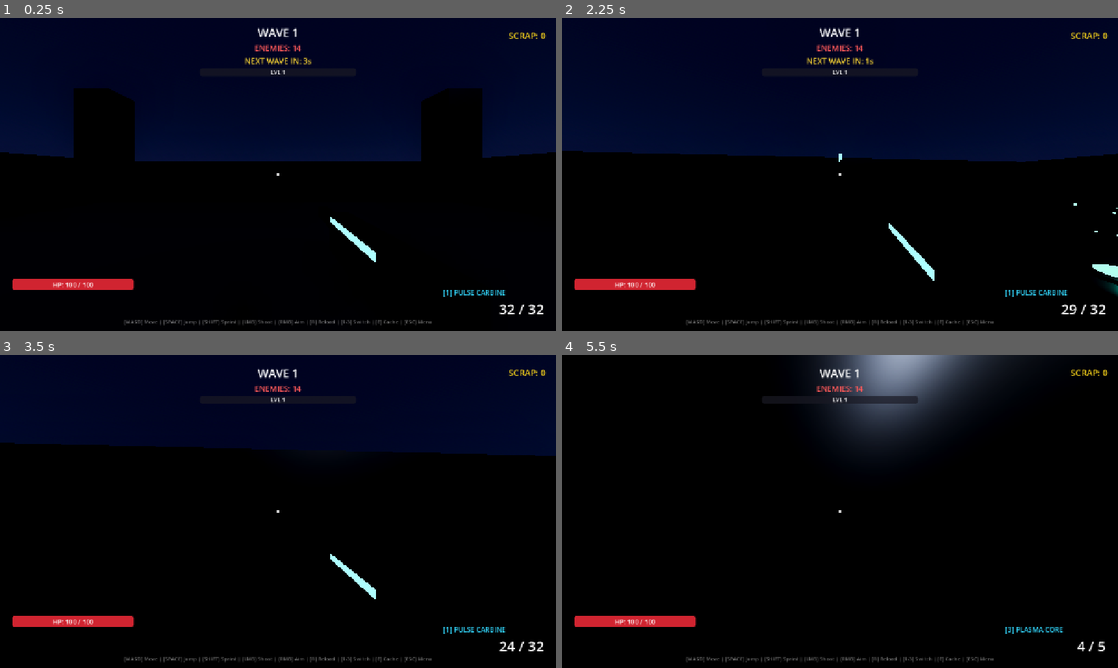
Above: before the commit, frames 1-4 (two rows, left to right).
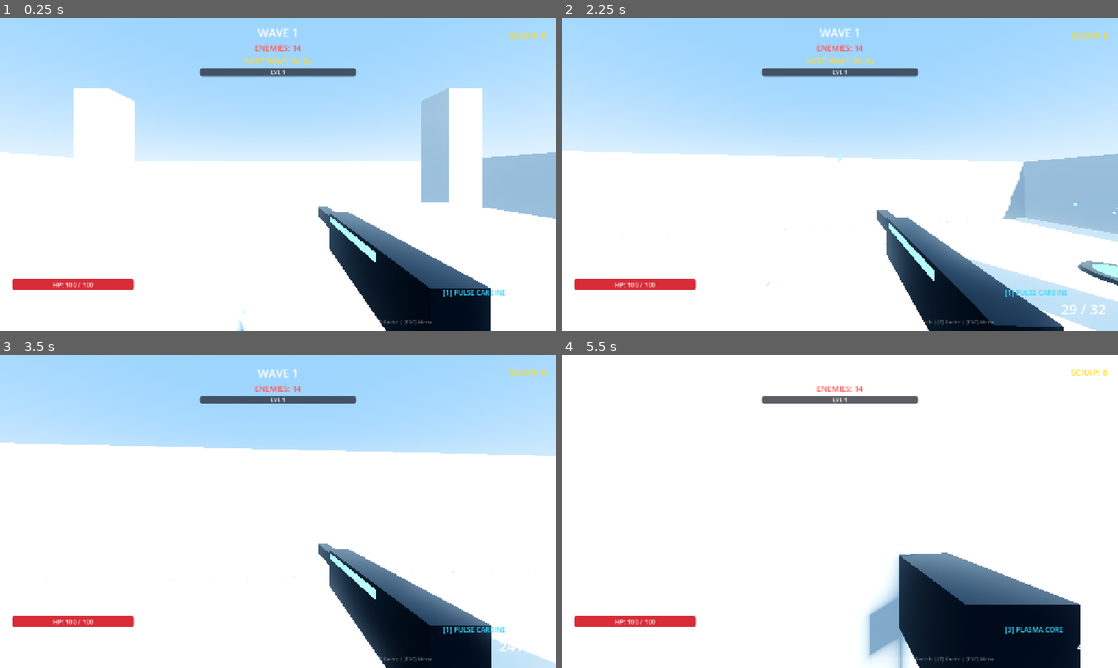
Above: after the commit, the same moments.

Repository: YuriSekaii/CyberHorde-FPS-Roguelike
Game: Godot game, scene res://scenes/main.tscn
Same seed, same stepped clock (60 frames per second), same inputs: the game is played once before the commit and once after it.
Inputs (mouse positions are in pixels of both pictures, inside the frame that each line leads up to):
- Up to frame 1 (0.25 s): no input
- Up to frame 2 (2.25 s): tap Enter at 0.5 s; move the mouse to (867, 174) at 0.52 s; hold Right mouse button (aim) 0.53-1.28 s; hold W (move_forward) from 0.53 s (still down); click (867, 174) at 0.67 s; tap Space (jump) at 0.77, 1.52 s; move the mouse to (812, 174) at 1.27 s; tap E (interact) at 1.35 s; move the mouse to (851, 168) at 2.02 s; press the mouse at (851, 168) at 2.03 s
- Up to frame 3 (3.5 s): keep holding W (move_forward); move the mouse to (272, 517) at 2.77 s; release the mouse at (272, 517) at 2.78 s; tap Shift (sprint) at 2.85 s; click (272, 517) at 2.92 s; tap Space (jump) at 3.02 s
- Up to frame 4 (5.5 s): keep holding W (move_forward); move the mouse to (878, 514) at 3.52 s; hold 1 (weapon_1) 3.53-4.28 s; tap Space (jump) at 3.77, 4.52 s; tap R (reload) at 4.15 s; move the mouse to (795, 508) at 4.27 s; tap 2 (weapon_2) at 4.35 s; move the mouse to (845, 511) at 5.02 s; hold 3 (weapon_3) from 5.03 s (still down); click (845, 511) at 5.17 s

The runs differ from the first frame. In frame 1, 98% of the frame differs, in the area x 0-100%, y 0-100%; in frame 2, 99%; in frame 3, 98%; in frame 4, 99%.

Commit message:
Environment: convert arena to bright high-visibility Day Stage with sunny sky and high-contrast enemies

Diff:
--- a/scenes/enemies/brute.tscn
+++ b/scenes/enemies/brute.tscn
@@ -6,9 +6,9 @@
 size = Vector3(1.6, 2.2, 1.4)
 
 [sub_resource type="StandardMaterial3D" id="StandardMaterial3D_armor"]
-albedo_color = Color(0.25, 0.18, 0.12, 1)
-metallic = 0.8
-roughness = 0.3
+albedo_color = Color(0.25, 0.28, 0.35, 1)
+metallic = 0.7
+roughness = 0.35
 
 [sub_resource type="BoxMesh" id="BoxMesh_torso"]
 material = SubResource("StandardMaterial3D_armor")
--- a/scenes/enemies/spitter.tscn
+++ b/scenes/enemies/spitter.tscn
@@ -6,9 +6,9 @@
 radius = 0.65
 
 [sub_resource type="StandardMaterial3D" id="StandardMaterial3D_hull"]
-albedo_color = Color(0.12, 0.1, 0.18, 1)
-metallic = 0.8
-roughness = 0.2
+albedo_color = Color(0.1, 0.55, 0.95, 1)
+metallic = 0.5
+roughness = 0.25
 
 [sub_resource type="SphereMesh" id="SphereMesh_hull"]
 material = SubResource("StandardMaterial3D_hull")
@@ -17,7 +17,7 @@
 
 [sub_resource type="StandardMaterial3D" id="StandardMaterial3D_core"]
 shading_mode = 0
-albedo_color = Color(0.9, 0.1, 1, 1)
+albedo_color = Color(1, 0.15, 0.85, 1)
 
 [sub_resource type="TorusMesh" id="TorusMesh_ring"]
 material = SubResource("StandardMaterial3D_core")
--- a/scenes/enemies/swarmer.tscn
+++ b/scenes/enemies/swarmer.tscn
@@ -6,9 +6,9 @@
 radius = 0.55
 
 [sub_resource type="StandardMaterial3D" id="StandardMaterial3D_chitin"]
-albedo_color = Color(0.15, 0.05, 0.05, 1)
-metallic = 0.6
-roughness = 0.4
+albedo_color = Color(0.85, 0.16, 0.12, 1)
+metallic = 0.4
+roughness = 0.35
 
 [sub_resource type="BoxMesh" id="BoxMesh_body"]
 material = SubResource("StandardMaterial3D_chitin")
@@ -16,7 +16,7 @@
 
 [sub_resource type="StandardMaterial3D" id="StandardMaterial3D_eye"]
 shading_mode = 0
-albedo_color = Color(1, 0.08, 0.15, 1)
+albedo_color = Color(1, 0.9, 0.1, 1)
 
 [sub_resource type="SphereMesh" id="SphereMesh_eye"]
 material = SubResource("StandardMaterial3D_eye")
--- a/scenes/world/arena.tscn
+++ b/scenes/world/arena.tscn
@@ -3,10 +3,11 @@
 [ext_resource type="PackedScene" path="res://scenes/world/jump_pad.tscn" id="1_jpad"]
 
 [sub_resource type="ProceduralSkyMaterial" id="ProceduralSkyMaterial_1"]
-sky_top_color = Color(0.06, 0.08, 0.16, 1)
-sky_horizon_color = Color(0.12, 0.14, 0.25, 1)
-ground_bottom_color = Color(0.04, 0.05, 0.08, 1)
-ground_horizon_color = Color(0.1, 0.12, 0.2, 1)
+sky_top_color = Color(0.35, 0.62, 0.94, 1)
+sky_horizon_color = Color(0.74, 0.86, 0.96, 1)
+ground_bottom_color = Color(0.24, 0.30, 0.36, 1)
+ground_horizon_color = Color(0.68, 0.78, 0.85, 1)
+sun_angle_max = 25.0
 
 [sub_resource type="Sky" id="Sky_1"]
 sky_material = SubResource("ProceduralSkyMaterial_1")
@@ -15,23 +16,23 @@
 background_mode = 2
 sky = SubResource("Sky_1")
 ambient_light_source = 3
-ambient_light_color = Color(0.15, 0.18, 0.28, 1)
-ambient_light_energy = 0.8
+ambient_light_color = Color(0.85, 0.92, 1, 1)
+ambient_light_energy = 1.35
 tonemap_mode = 3
-tonemap_exposure = 1.05
+tonemap_exposure = 1.15
 glow_enabled = true
-glow_levels/1 = 1.0
-glow_levels/2 = 0.8
-glow_levels/4 = 0.5
-glow_intensity = 0.8
-glow_strength = 1.0
-glow_bloom = 0.25
+glow_levels/1 = 0.5
+glow_levels/2 = 0.4
+glow_levels/4 = 0.2
+glow_intensity = 0.4
+glow_strength = 0.8
+glow_bloom = 0.12
 glow_blend_mode = 1
 
 [sub_resource type="StandardMaterial3D" id="StandardMaterial3D_floor"]
-albedo_color = Color(0.08, 0.09, 0.12, 1)
-metallic = 0.7
-roughness = 0.35
+albedo_color = Color(0.78, 0.82, 0.87, 1)
+metallic = 0.15
+roughness = 0.55
 
 [sub_resource type="BoxMesh" id="BoxMesh_floor"]
 material = SubResource("StandardMaterial3D_floor")
@@ -41,9 +42,9 @@
 size = Vector3(64, 1, 64)
 
 [sub_resource type="StandardMaterial3D" id="StandardMaterial3D_wall"]
-albedo_color = Color(0.05, 0.06, 0.09, 1)
-metallic = 0.8
-roughness = 0.4
+albedo_color = Color(0.70, 0.74, 0.79, 1)
+metallic = 0.2
+roughness = 0.5
 
 [sub_resource type="BoxMesh" id="BoxMesh_wall_z"]
 material = SubResource("StandardMaterial3D_wall")
@@ -60,9 +61,9 @@
 size = Vector3(2, 8, 64)
 
 [sub_resource type="StandardMaterial3D" id="StandardMaterial3D_platform"]
-albedo_color = Color(0.12, 0.14, 0.19, 1)
-metallic = 0.75
-roughness = 0.3
+albedo_color = Color(0.58, 0.64, 0.71, 1)
+metallic = 0.25
+roughness = 0.45
 
 [sub_resource type="BoxMesh" id="BoxMesh_platform"]
 material = SubResource("StandardMaterial3D_platform")
@@ -84,10 +85,11 @@
 environment = SubResource("Environment_1")
 
 [node name="DirectionalLight3D" type="DirectionalLight3D" parent="."]
-transform = Transform3D(0.866025, -0.353553, 0.353553, 0, 0.707107, 0.707107, -0.5, -0.612372, 0.612372, 0, 20, 0)
-light_color = Color(0.9, 0.95, 1, 1)
-light_energy = 1.2
+transform = Transform3D(0.866025, -0.353553, 0.353553, 0, 0.707107, 0.707107, -0.5, -0.612372, 0.612372, 0, 25, 0)
+light_color = Color(1, 0.97, 0.9, 1)
+light_energy = 2.4
 shadow_enabled = true
+shadow_bias = 0.03
 
 [node name="Geometry" type="Node3D" parent="."]
 
